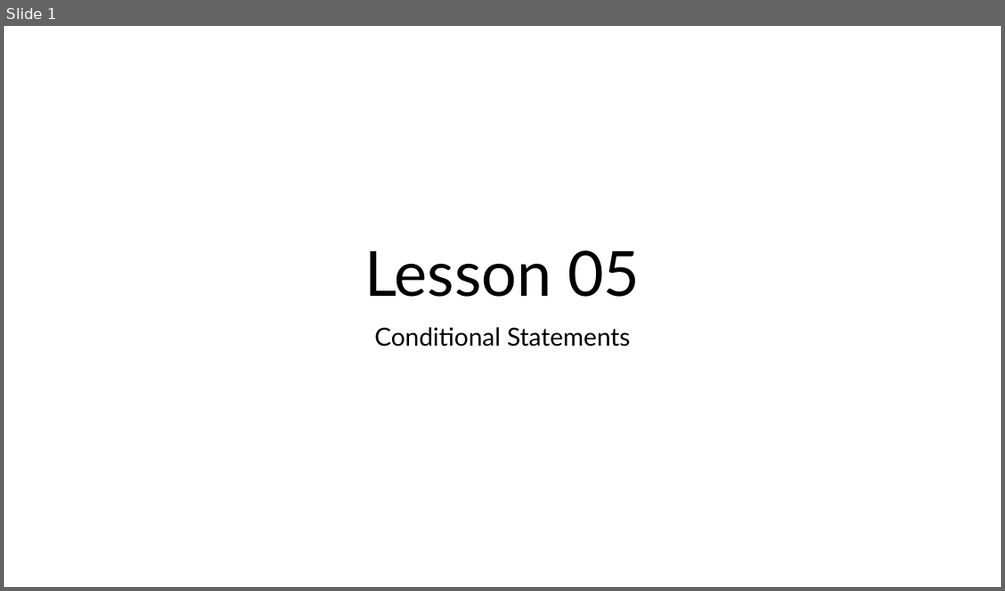
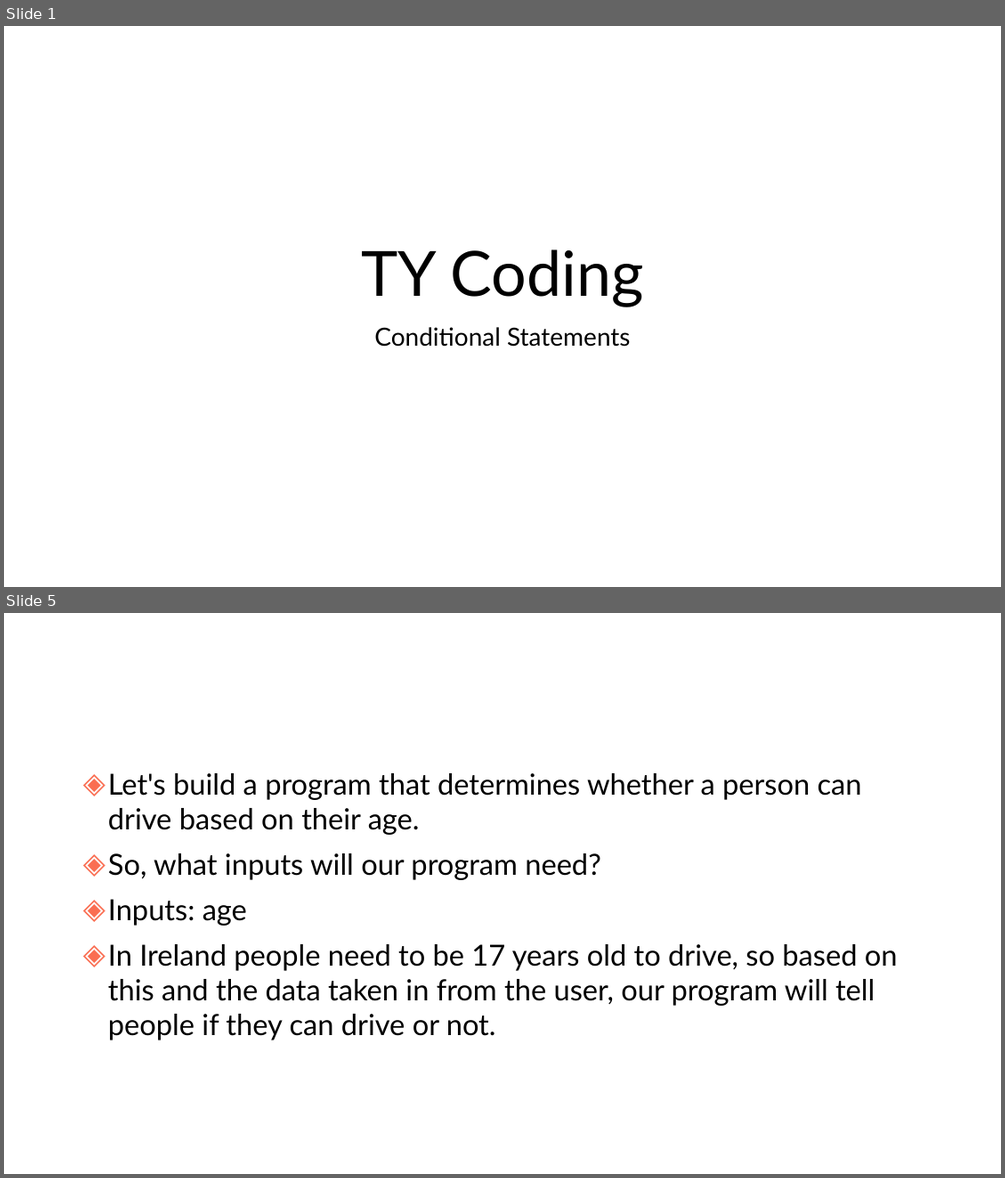
Before and after one commit to JFinnTeacher/TY-Introduction-to-Coding-with-Python, a slide deck: Lesson 05 - Conditional Statements/Teaching Resources/Lesson 05 - Conditional Statements.pptx. Shown one above the other, each under a label of ours: slide 1 before the commit, slides 1 and 5 after it; the slides between them are not shown. The pictures are 1005x591 and 1005x1178 pixels, drawn with LibreOffice and Linux fonts; fonts in the diff are those of the drawing; background and template pictures are left out. Boxes give left, top, right and bottom in pixels: in the first picture for what was removed or moved away, otherwise in the second. Text is boxed around its words. In the diff, an @@ line names an element or a change of style, - is before the commit and + after.

```diff
--- a/Lesson 05 - Conditional Statements/Teaching Resources/Lesson 05 - Conditional Statements.pptx
+++ b/Lesson 05 - Conditional Statements/Teaching Resources/Lesson 05 - Conditional Statements.pptx
@@ slide 5 added at [4,613,1001,1174], background #FFFFFF @@
@@ text added at [108,773,898,1040], 28 pt, text #000000 @@
+◈ Let's build a program that determines whether a person can drive based on their age.
+◈ So, what inputs will our program need?
+◈ Inputs: age
+◈ In Ireland people need to be 17 years old to drive, so based on this and the data taken in from the user, our program will tell people if they can drive or not.
@@ slide 1 changed as well @@
@@ title at [361,249,643,307]: text changed @@
-Lesson 05
+TY Coding
```
Also in this commit, not shown: 12 other slides added, 9 other files.
